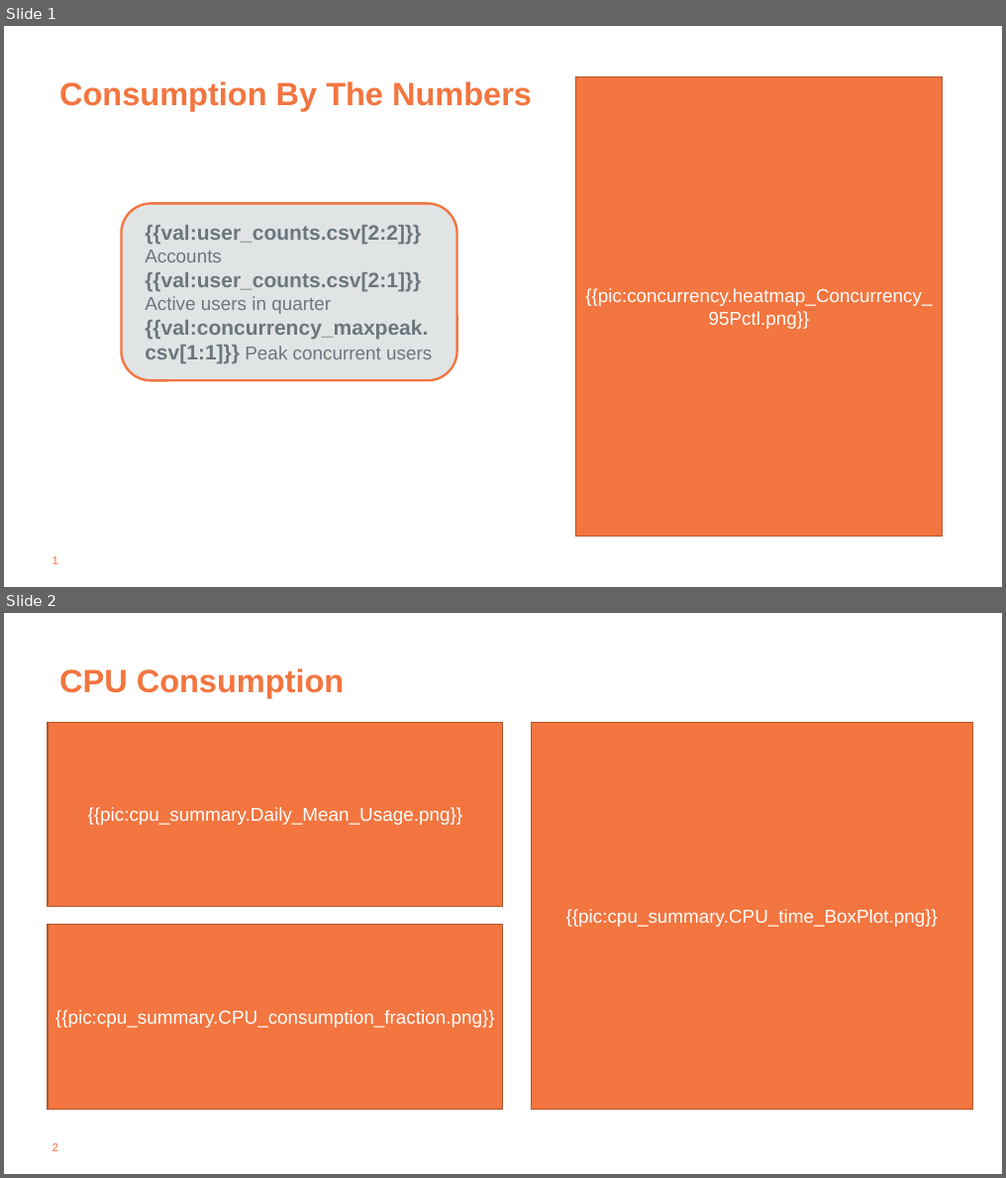
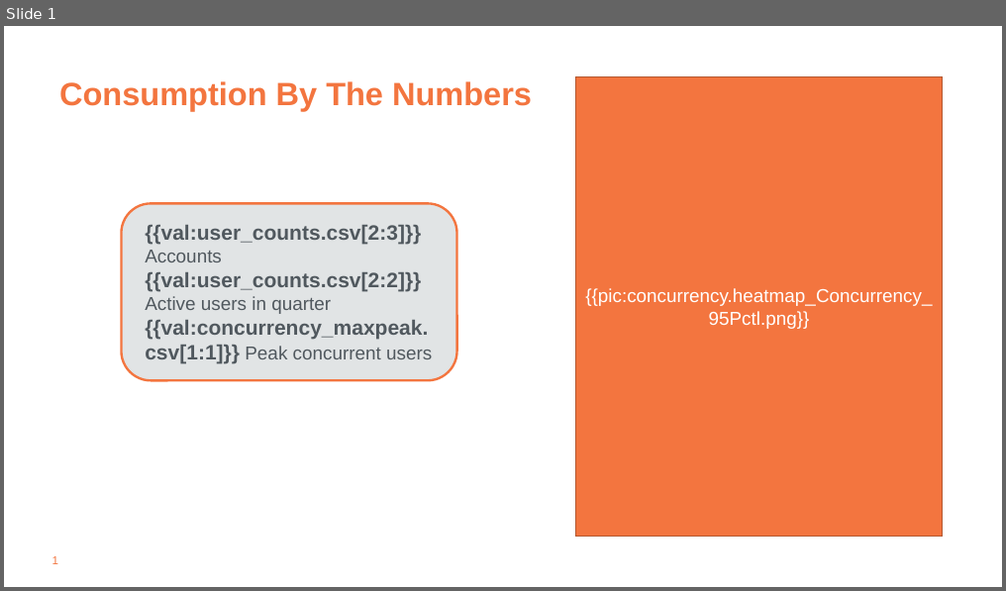
Before and after one commit to tdcoa/sql, a slide deck: filesets/success_plan/success_plan.pptx. Shown one above the other, each under a label of ours: slides 1 and 2 before the commit, slide 1 after it. The pictures are 1006x1178 and 1006x591 pixels, drawn with LibreOffice and Linux fonts; fonts in the diff are those of the drawing; background and template pictures are left out. Boxes give left, top, right and bottom in pixels: in the first picture for what was removed or moved away, otherwise in the second. Text is boxed around its words. In the diff, an @@ line names an element or a change of style, - is before the commit and + after.

Commit message:
added record return  for pptx

```diff
--- a/filesets/success_plan/success_plan.pptx
+++ b/filesets/success_plan/success_plan.pptx
@@ slide 2 removed at (x1=4, y1=613, x2=1002, y2=1174), background #FFFFFF; not listed: 1 template element that a slide beside it also shows @@
@@ title removed at (x1=59, y1=668, x2=344, y2=699) @@
-CPU Consumption
@@ rectangle removed at (x1=48, y1=722, x2=503, y2=907) @@
-{{pic:cpu_summary.Daily_Mean_Usage.png}}
@@ rectangle removed at (x1=531, y1=722, x2=973, y2=1110) @@
-{{pic:cpu_summary.CPU_time_BoxPlot.png}}
@@ rectangle removed at (x1=48, y1=925, x2=503, y2=1110) @@
-{{pic:cpu_summary.CPU_consumption_fraction.png}}
@@ slide 1 changed as well @@
@@ text in rounded rectangle at (x1=145, y1=225, x2=421, y2=314): text changed; text colour #6B767D to #50585E @@
-{{val:user_counts.csv[2:2]}} Accounts
-{{val:user_counts.csv[2:1]}} Active users in quarter
+{{val:user_counts.csv[2:3]}} Accounts
+{{val:user_counts.csv[2:2]}} Active users in quarter
@@ text in rounded rectangle at (x1=145, y1=320, x2=432, y2=365): text colour #6B767D to #50585E in "{{val:concurrency_maxpeak.csv[1:1]}} Peak concurrent users" @@
```
Also in this commit, not shown: 1 other file.
